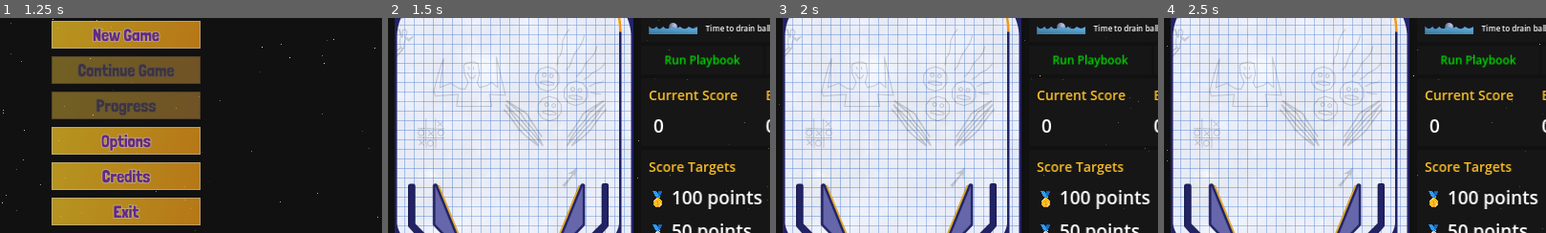
Above: before the commit, frames 1-4 (left to right).
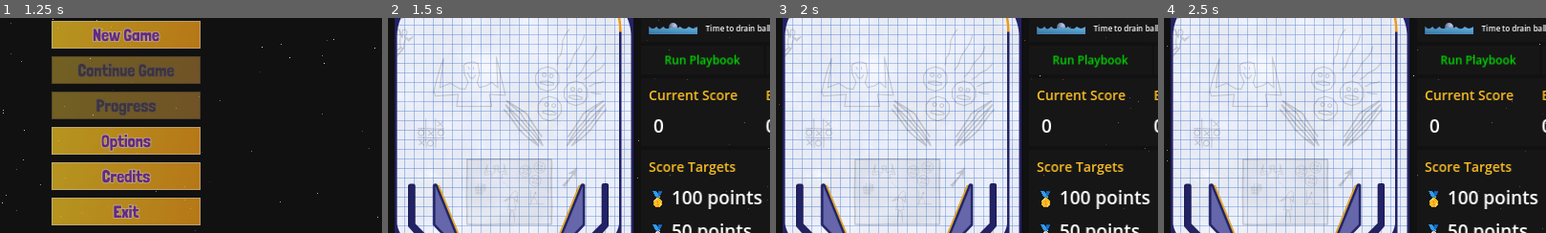
Above: after the commit, the same moments.

Repository: pincrediball/pincrediball
Game: Godot game, scene res://main.tscn
Same seed, same stepped clock (60 frames per second), same inputs: the game is played once before the commit and once after it. Sound files missing from this copy of the repository are replaced by a short silence.
Inputs (mouse positions are % of the whole screen's width and height, from its top left):
- Up to frame 1 (1.25 s): click (50, 29) at 0.5 s
- Up to frame 2 (1.5 s): click (50, 29) at 1.25 s
- Up to frame 3 (2 s): no input
- Up to frame 4 (2.5 s): click "?" at 2 s
The pictures show only the part of the screen within x 34-84%, y 26-76%; the shares and areas given below are measured in that part.

Frame 1 is identical in both runs. In frame 2, 1.1% of the frame differs, in the area x 20-43%, y 65-97%; in frame 3, 1.1%; in frame 4, 1.1%.

Commit message:
Add center box doodle

Diff:
--- a/src/game/tutorial/machine.tscn
+++ b/src/game/tutorial/machine.tscn
@@ -6,6 +6,7 @@
 [ext_resource type="Texture2D" uid="uid://buoossw013p5m" path="res://art/game/tutorial/bg_doodles.png" id="4_5dxhy"]
 [ext_resource type="PackedScene" uid="uid://dw1vps7k815gg" path="res://game/core/flipper.tscn" id="4_6pi0p"]
 [ext_resource type="Texture2D" uid="uid://dmcfrw3oe1auf" path="res://art/game/tutorial/machine_bounds.png" id="5_addj0"]
+[ext_resource type="Texture2D" uid="uid://c8u328k6fsvyc" path="res://art/game/tutorial/bg_center_box_gates.png" id="5_nnbku"]
 [ext_resource type="Texture2D" uid="uid://cs603d3w4khyh" path="res://art/game/tutorial/flipper_lane.png" id="6_lvykr"]
 [ext_resource type="Texture2D" uid="uid://bow6uwf786rd2" path="res://art/game/tutorial/plunger_gate.png" id="7_tk6d3"]
 [ext_resource type="PackedScene" uid="uid://c2ikokn6p8d5d" path="res://game/tutorial/sling.tscn" id="8_hrvvv"]
@@ -63,21 +64,27 @@
 offset_right = 500.0
 offset_bottom = 800.0
 
-[node name="TextureRect" type="TextureRect" parent="SubViewport/MachineNode2D/GameComponents"]
+[node name="TextureRect_MathGrid" type="TextureRect" parent="SubViewport/MachineNode2D/GameComponents"]
 offset_right = 500.0
 offset_bottom = 800.0
 texture = ExtResource("2_jtvk6")
 stretch_mode = 1
 
-[node name="Sprite2D2" type="Sprite2D" parent="SubViewport/MachineNode2D/GameComponents"]
+[node name="Sprite2D_Clouds" type="Sprite2D" parent="SubViewport/MachineNode2D/GameComponents"]
 modulate = Color(1, 1, 1, 0.294118)
 scale = Vector2(0.5, 0.5)
 texture = ExtResource("3_0e6op")
 centered = false
 
-[node name="Sprite2D" type="Sprite2D" parent="SubViewport/MachineNode2D/GameComponents"]
+[node name="Sprite2D_Doodles" type="Sprite2D" parent="SubViewport/MachineNode2D/GameComponents"]
 texture = ExtResource("4_5dxhy")
 centered = false
+
+[node name="Sprite2D_CenterBox" type="Sprite2D" parent="SubViewport/MachineNode2D/GameComponents"]
+unique_name_in_owner = true
+modulate = Color(1, 1, 1, 0.196078)
+position = Vector2(240, 510)
+texture = ExtResource("5_nnbku")
 
 [node name="Box" type="StaticBody2D" parent="SubViewport/MachineNode2D/GameComponents" groups=["isWall"]]
 z_index = 50
Not shown: 1 places in src/game/tutorial/machine.tscn that only renumber resources
